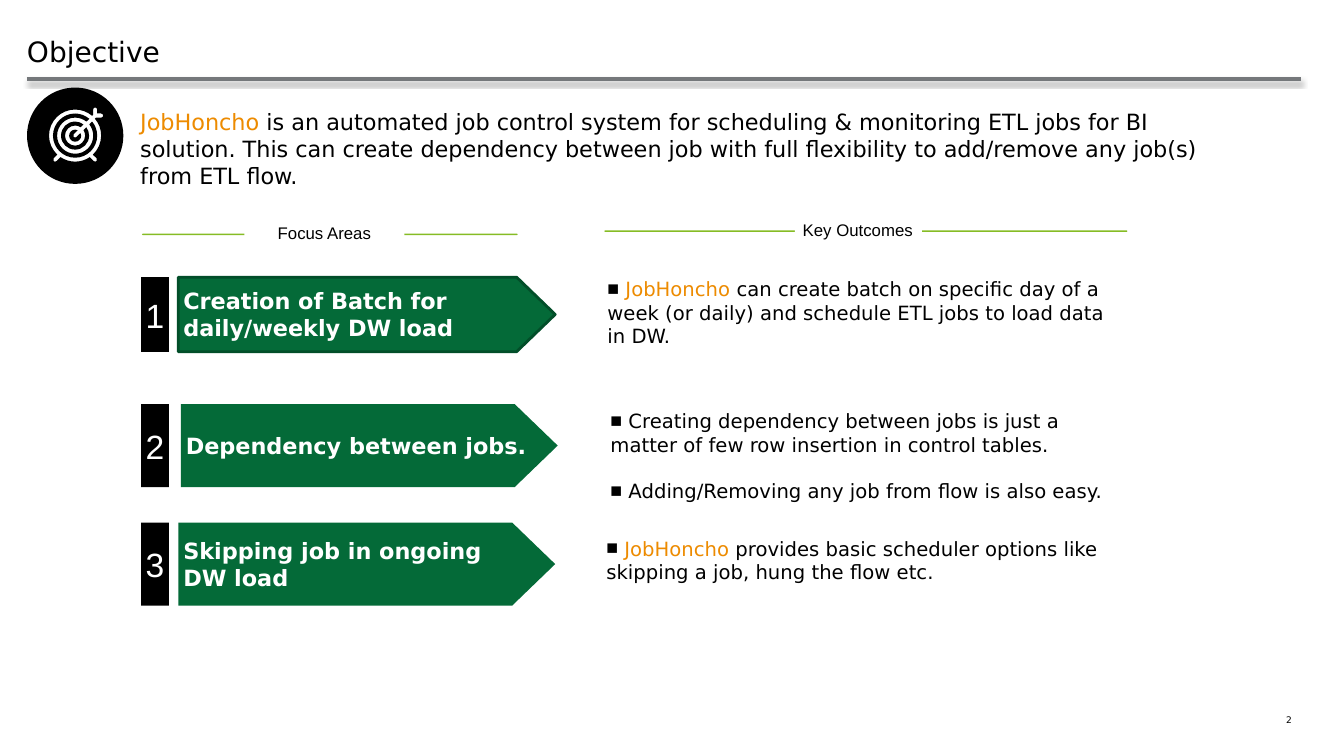
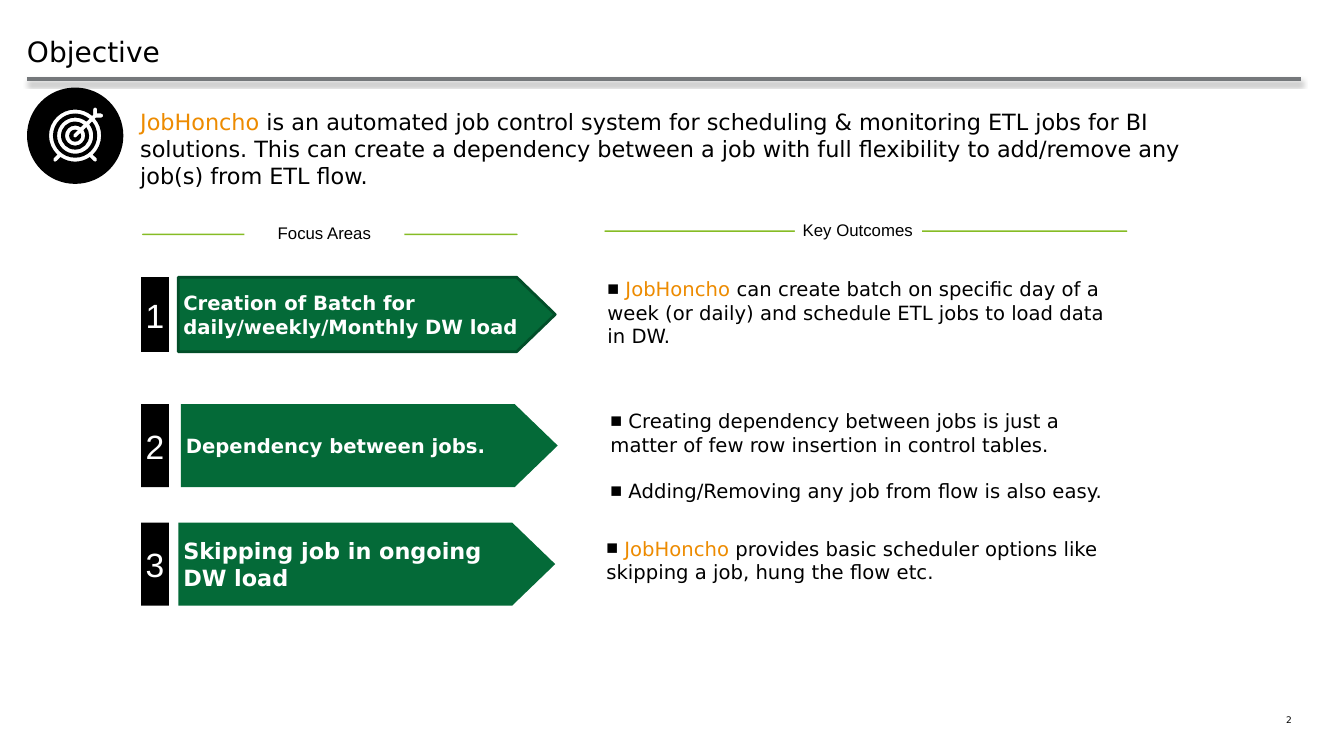
Before and after one commit to atadas10/JobHoncho, a slide deck: slide 2 of JobHoncho.pptx. Drawn at 1344x756 pixels with LibreOffice and Linux fonts; fonts in the diff are those of the drawing. Boxes give left, top, right and bottom in pixels: in the first picture for what was removed or moved away, otherwise in the second. Text is boxed around its words. In the diff, an @@ line names an element or a change of style, - is before the commit and + after.

```diff
--- a/JobHoncho.pptx
+++ b/JobHoncho.pptx
@@ text at (x1=140, y1=113, x2=1179, y2=189): text changed @@
-JobHoncho is an automated job control system for scheduling & monitoring ETL jobs for BI solution. This can create dependency between job with full flexibility to add/remove any job(s) from ETL flow.
+JobHoncho is an automated job control system for scheduling & monitoring ETL jobs for BI solutions. This can create a dependency between a job with full flexibility to add/remove any job(s) from ETL flow.
@@ text in pentagon arrow at (x1=183, y1=295, x2=517, y2=339): text changed; size 16 to 14 pt @@
-Creation of Batch for daily/weekly DW load
+Creation of Batch for daily/weekly/Monthly DW load
@@ pentagon arrow "Dependency between jobs." at (x1=180, y1=404, x2=558, y2=487): size 16 to 14 pt @@
```
Also in this commit, not shown: 7 other slides changed, 2 slides added.
